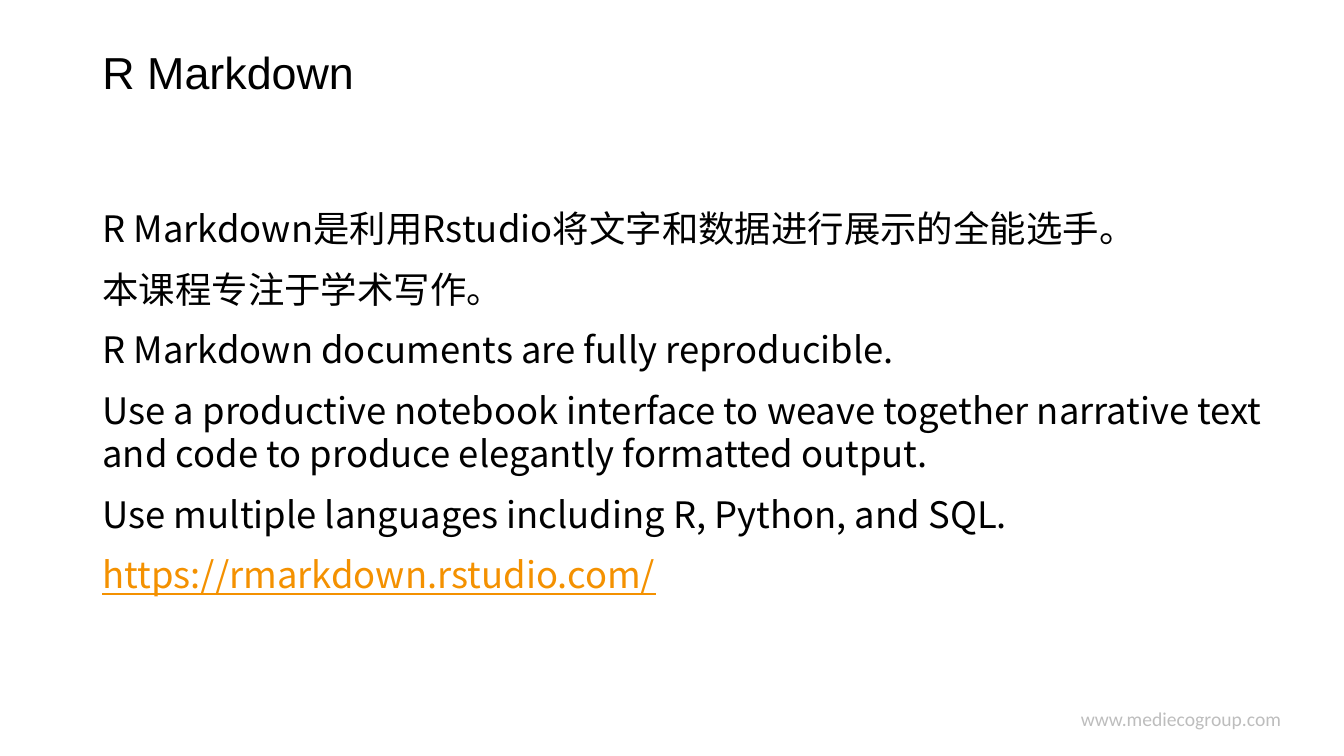
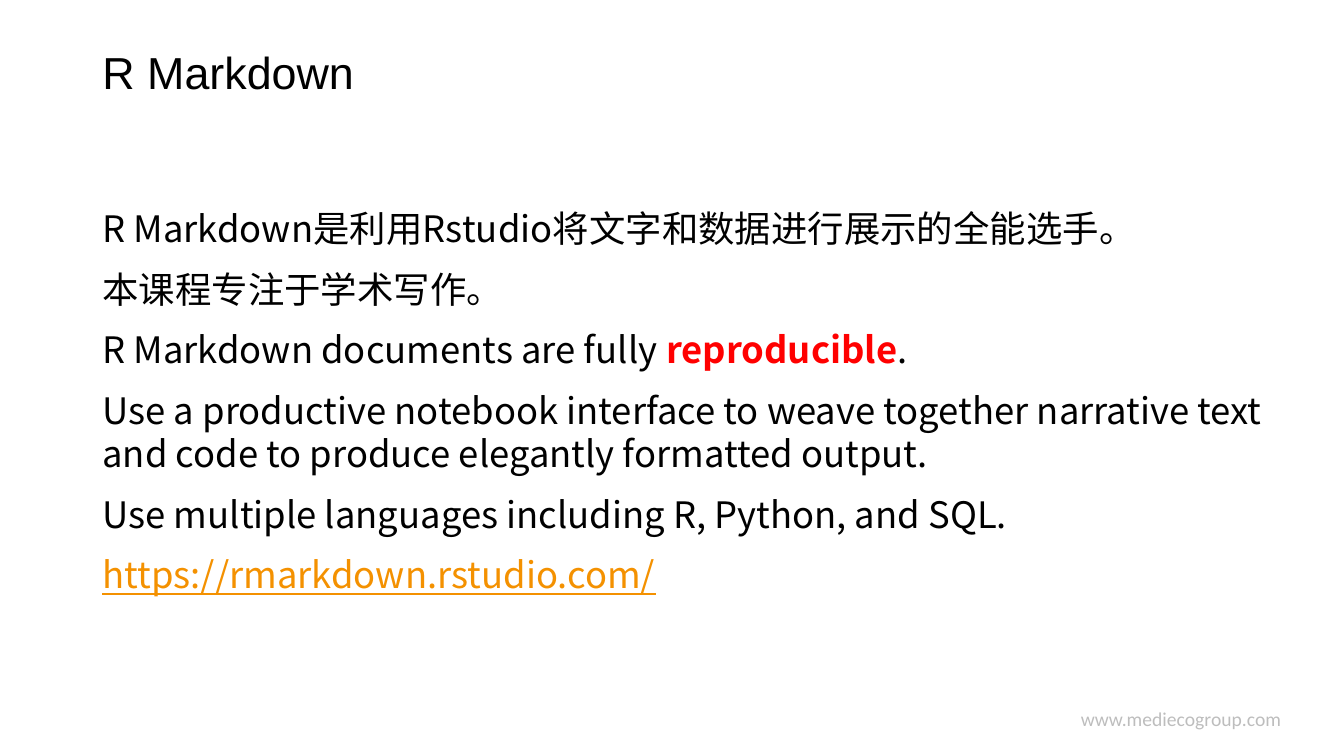
Before and after one commit to hao203/rmd_china, a slide deck: slide 7 of slides/00.Introduction/00.pptx. Drawn at 1344x756 pixels with LibreOffice and Linux fonts; fonts in the diff are those of the drawing; background and template pictures are left out. Boxes give left, top, right and bottom in pixels: in the first picture for what was removed or moved away, otherwise in the second. Text is boxed around its words. In the diff, an @@ line names an element or a change of style, - is before the commit and + after.

```diff
--- a/slides/00.Introduction/00.pptx
+++ b/slides/00.Introduction/00.pptx
@@ text at box(102, 333, 908, 372): text colour #000000 to #FF0000, bold on in "reproducible." @@
```
Also in this commit, not shown: 2 other slides changed, 3 other files.
